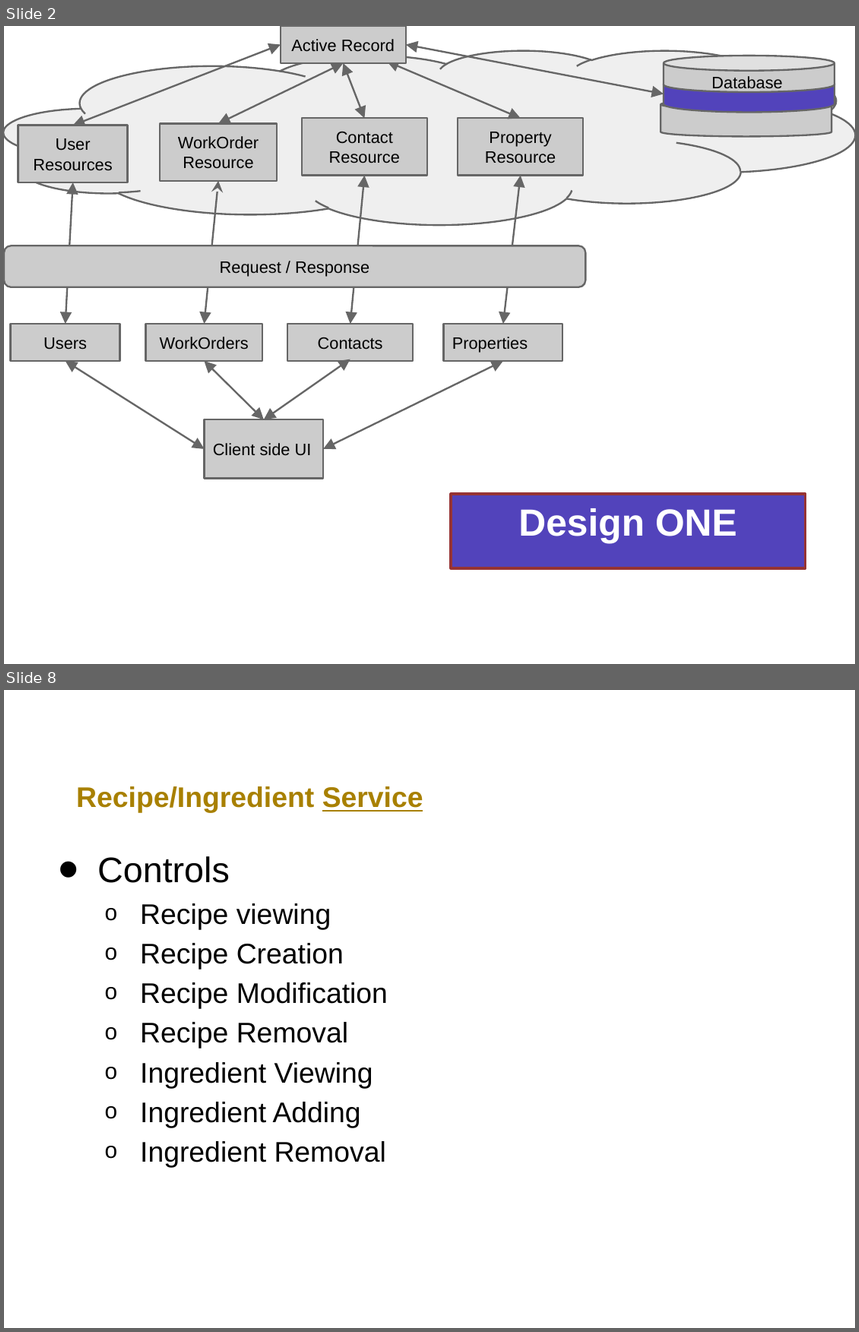
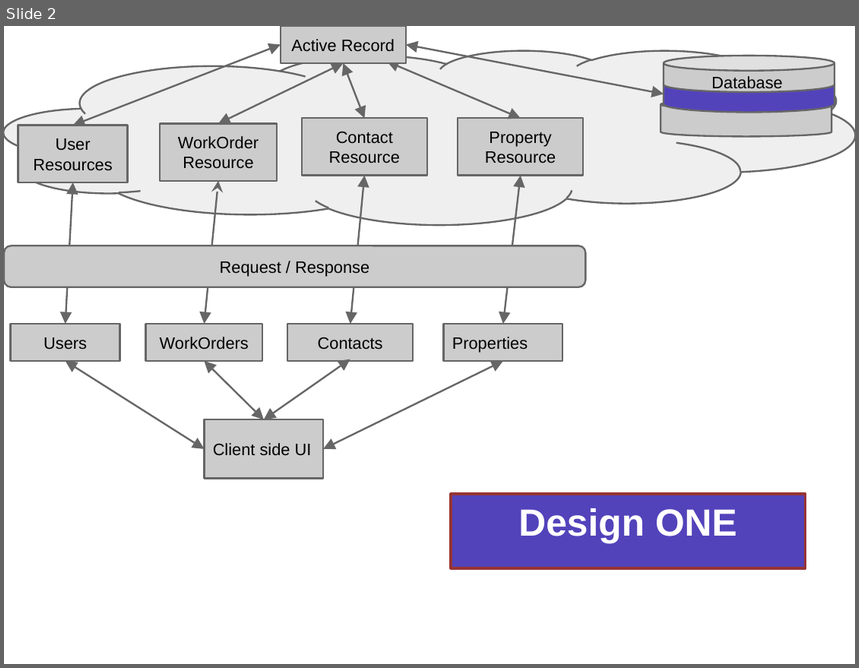
Before and after one commit to jjm3x3/propertyManager, a slide deck: DesignPlans.pptx. Shown one above the other, each under a label of ours: slides 2 and 8 before the commit, slide 2 after it; the slides between them are not shown. The pictures are 859x1332 and 859x668 pixels, drawn with LibreOffice and Linux fonts; fonts in the diff are those of the drawing. Boxes give left, top, right and bottom in pixels: in the first picture for what was removed or moved away, otherwise in the second. Text is boxed around its words. In the diff, an @@ line names an element or a change of style, - is before the commit and + after.

```diff
--- a/DesignPlans.pptx
+++ b/DesignPlans.pptx
@@ slide 8 removed at (4, 690, 855, 1328), background #FFFFFF @@
@@ title removed at (76, 787, 424, 813) @@
-Recipe/Ingredient Service
@@ text removed at (97, 856, 388, 1168) @@
-• Controls
-  o Recipe viewing
-  o Recipe Creation
-  o Recipe Modification
-  o Recipe Removal
-  o Ingredient Viewing
-  o Ingredient Adding
-  o Ingredient Removal
```
Also in this commit, not shown: 2 slides changed, 7 slides added, 8 other slides removed.
